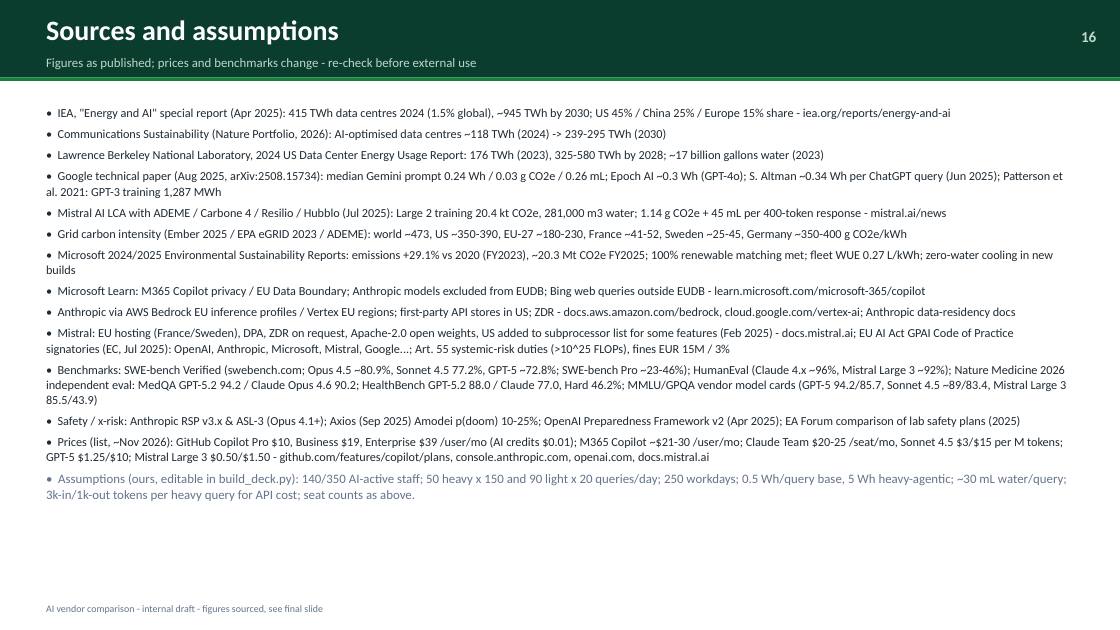
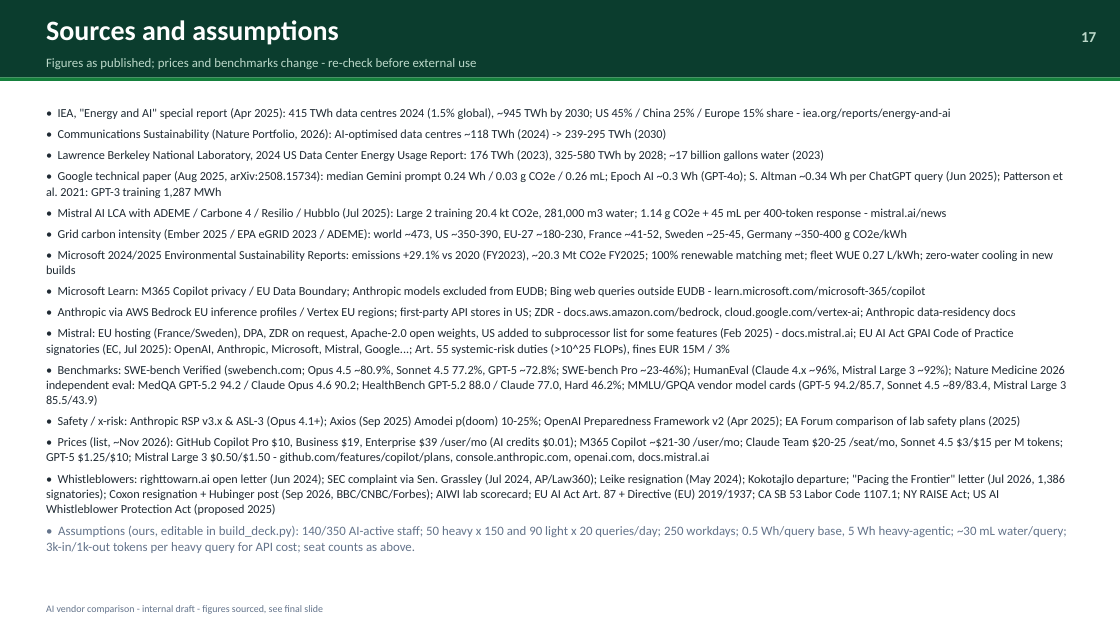
Before and after one commit to elpollodiablo2nd/test, a slide deck: slide 17 of ai-vendor-comparison/AI_Vendor_Comparison_Biomedicine.pptx (slide 16 before the commit). Drawn at 1120x630 pixels with LibreOffice and Linux fonts; fonts in the diff are those of the drawing. Boxes give left, top, right and bottom in pixels: in the first picture for what was removed or moved away, otherwise in the second. Text is boxed around its words. In the diff, an @@ line names an element or a change of style, - is before the commit and + after.

Commit message:
Add whistleblower-signals slide to AI vendor deck
Covers: OpenAI SEC/NDA complaint + Right to Warn (2024), Leike/Kokotajlo
departures, Pacing the Frontier (2026), Coxon resignation + Hubinger >10%
x-risk post (Sep 2026), AIWI NDA-carve-out scorecard, and legal protections
(EU AI Act Art. 87 / Directive 2019/1937, CA SB 53, NY RAISE Act, proposed US
AI Whistleblower Protection Act) plus buyer-side levers. Deck now 17 slides.

```diff
--- a/ai-vendor-comparison/AI_Vendor_Comparison_Biomedicine.pptx
+++ b/ai-vendor-comparison/AI_Vendor_Comparison_Biomedicine.pptx
@@ text at [1081,32,1096,42]: text changed @@
-16
+17
@@ text at [46,474,1065,515]: paragraph added @@
+• Whistleblowers: righttowarn.ai open letter (Jun 2024); SEC complaint via Sen. Grassley (Jul 2024, AP/Law360); Leike resignation (May 2024); Kokotajlo departure; "Pacing the Frontier" letter (Jul 2026, 1,386 signatories); Coxon resignation + Hubinger post (Sep 2026, BBC/CNBC/Forbes); AIWI lab scorecard; EU AI Act Art. 87 + Directive (EU) 2019/1937; CA SB 53 Labor Code 1107.1; NY RAISE Act; US AI Whistleblower Protection Act (proposed 2025)
```
Also in this commit, not shown: 5 other slides changed, 1 slide added, 2 other files.
